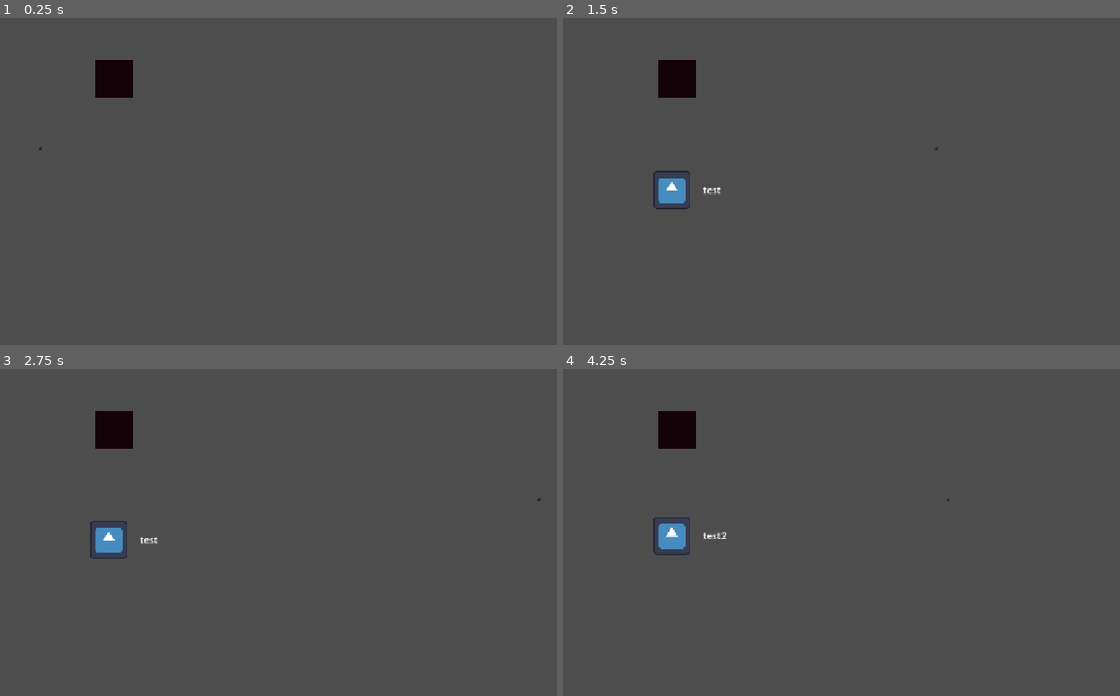
Above: before the commit, frames 1-4 (two rows, left to right).
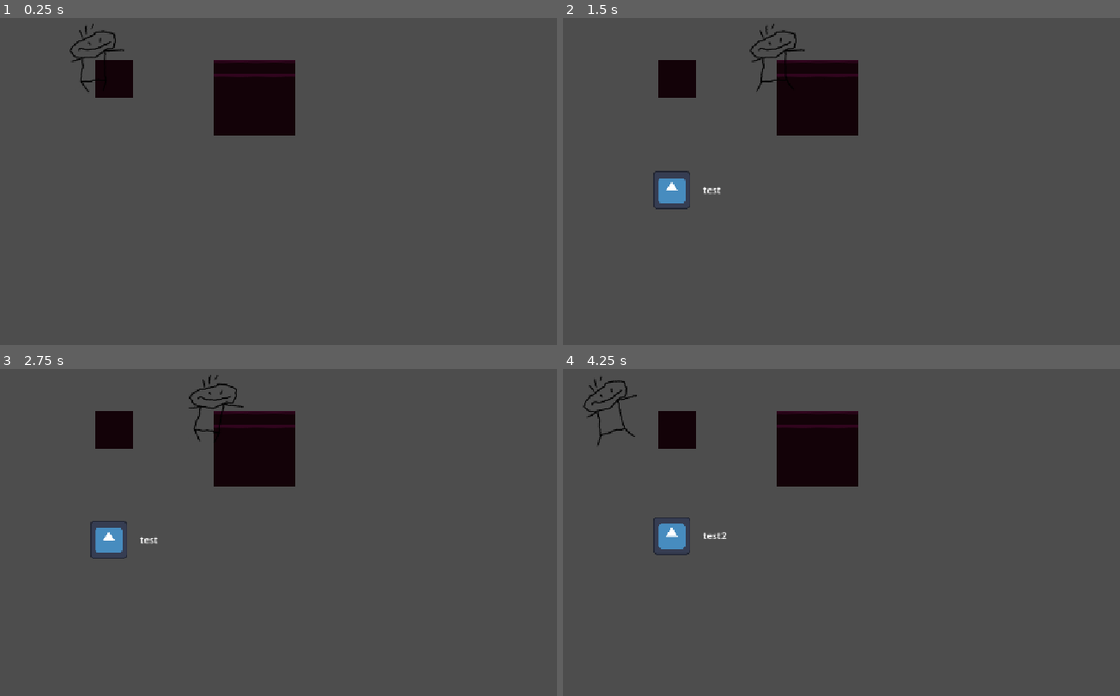
Above: after the commit, the same moments.

Repository: Tunagoksal/TeduJam26
Game: Godot game, scene res://scenes/level.tscn
Two runs of this game, one before a commit and one after it. Both use one fixed random seed, a clock stepped at 60 frames per second and the inputs below. This scene is started directly instead of the project's main scene. The engine's default icon, where the game draws it, is replaced by a stand-in: a white triangle on a blue panel in a dark square.
Inputs (mouse positions are in pixels of both pictures, inside the frame that each line leads up to):
- Up to frame 1 (0.25 s): no input
- Up to frame 2 (1.5 s): tap Enter at 0.5 s; move the mouse to (925, 132) at 0.52 s; hold Right (right) 0.53-1.25 s; tap Shift (roll) at 0.6 s; click (925, 132) at 0.67 s; drag from (640, 171) to (741, 230) at 1.27 s
- Up to frame 3 (2.75 s): tap Space at 2 s; move the mouse to (284, 418) at 2.02 s; hold Right (right) from 2.03 s (still down); tap X at 2.1 s; click (284, 418) at 2.17 s
- Up to frame 4 (4.25 s): release Right (right) at 2.75 s; drag from (741, 581) to (568, 444) at 2.77 s; move the mouse to (980, 561) at 3.52 s; hold Left (left) from 3.53 s (still down); tap V at 3.6 s; click (980, 561) at 3.67 s

The runs differ from the first frame. In frame 1, 3.6% of the frame differs, in the area x 6-54%, y 1-41%; in frame 2, 3.6%; in frame 3, 3.6%; in frame 4, 3.7%, in the area x 3-70%, y 2-41%.
Error before the commit: Trying to assign value of type 'Sprite2D' to a variable of type 'AnimatedSprite2D'. (res://scripts/character.gd:16)

Commit message:
Mouse added

Diff:
--- a/scenes/level.tscn
+++ b/scenes/level.tscn
@@ -2,13 +2,8 @@
 
 [ext_resource type="Script" uid="uid://dvdei14ffpg1" path="res://tile_logic.gd" id="1_w7c3h"]
 [ext_resource type="TileSet" uid="uid://bj4n0rdo1s63p" path="res://test_tileset.tres" id="2_mx8sn"]
-[ext_resource type="Script" uid="uid://d21jfe6m1gb0m" path="res://scripts/character.gd" id="3_mx8sn"]
-[ext_resource type="Texture2D" uid="uid://efvme1qdhdxi" path="res://assets/icon.svg" id="4_ppgk2"]
-[ext_resource type="PackedScene" uid="uid://duekrr7tjcmep" path="res://scenes/item.tscn" id="5_ppgk2"]
-
-[sub_resource type="CapsuleShape2D" id="CapsuleShape2D_xty33"]
-radius = 3.0
-height = 6.0
+[ext_resource type="PackedScene" uid="uid://dnoi8sf8ixw0s" path="res://scenes/character.tscn" id="4_mx8sn"]
+[ext_resource type="PackedScene" uid="uid://bm6s73jtr2ban" path="res://scenes/item.tscn" id="5_ppgk2"]
 
 [node name="Level" type="Node2D" unique_id=620947927]
 
@@ -17,7 +12,6 @@
 script = ExtResource("1_w7c3h")
 
 [node name="BackLayer" type="TileMapLayer" parent="Node2D" unique_id=34805368]
-visible = false
 position = Vector2(200, 0)
 tile_map_data = PackedByteArray("AAAHAAAAAAAHAAoAAAAHAAEAAAAAAAIAAAAHAAIAAAAAAAIAAAAHAAMAAAACAAoAAAAHAAQAAAAAAAIAAAAHAA …(4272 unchanged characters)…
 tile_set = ExtResource("2_mx8sn")
@@ -29,32 +23,12 @@
 tile_set = ExtResource("2_mx8sn")
 
 [node name="DisplayLayer" type="TileMapLayer" parent="Node2D" unique_id=1091396286]
-tile_map_data = PackedByteArray("AAAHAAAAAAAAAAIAAAAHAAEAAAA …(4032 unchanged characters)… AAAIAAAAPAA4AAAAAAAIAAAAPAA8AAAAAAAoAAAA=")
+tile_map_data = PackedByteArray("AAAHAAAAAAAAAAIAAAAHAAEAAAA …(4032 unchanged characters)… AAAIAAAAPAA4AAAAAAAIAAAAPAA8AAAAAAAoAAAApAAgAAAAAAAYAAAA=")
 tile_set = ExtResource("2_mx8sn")
-
-[node name="Character" type="CharacterBody2D" parent="." unique_id=1749950208]
-position = Vector2(284, 316)
-script = ExtResource("3_mx8sn")
-
-[node name="CollisionShape2D" type="CollisionShape2D" parent="Character" unique_id=1731430528]
-shape = SubResource("CapsuleShape2D_xty33")
-
-[node name="Sprite" type="Sprite2D" parent="Character" unique_id=2105408339]
-texture = ExtResource("4_ppgk2")
-region_enabled = true
-region_rect = Rect2(0, 0, 8, 8)
-
-[node name="Timer" type="Timer" parent="Character" unique_id=234181893]
-wait_time = 0.5
-one_shot = true
-
-[node name="AnimationTimer" type="Timer" parent="Character" unique_id=2132030530]
-wait_time = 0.3
-autostart = true
 
 [node name="Item" parent="." unique_id=2141756766 instance=ExtResource("5_ppgk2")]
 visible = false
 position = Vector2(501, 197)
 
-[connection signal="timeout" from="Character/Timer" to="Character" method="_on_timer_timeout"]
-[connection signal="timeout" from="Character/AnimationTimer" to="Character" method="_on_animation_timer_timeout"]
+[node name="Character" parent="." unique_id=1749950208 instance=ExtResource("4_mx8sn")]
+position = Vector2(377, 169)
--- a/scripts/collectible_item.gd
+++ b/scripts/collectible_item.gd
@@ -3,3 +3,4 @@
 
 @export var title: String
 @export var icon: Texture2D
+@export var on_removal_tile_atlas_coordinate:Vector2
--- a/scripts/item.gd
+++ b/scripts/item.gd
@@ -2,6 +2,8 @@
 class_name Item
 
 @export var item_data: CollectibleItem
+@export var tilemap:TileMapLayer
+@export var default_tile_atlas_coor:Vector2
 
 @onready var sprite: Sprite2D = $Icon
 
@@ -9,3 +11,7 @@
 	if body is Character and item_data != null:
 		body.collect_item(item_data)
 		queue_free()
+
+
+func on_destroy():
+	tilemap.set_cell(tilemap.local_to_map(position),0,default_tile_atlas_coor)
--- a/test_tileset.tres
+++ b/test_tileset.tres
@@ -95,6 +95,7 @@
 0:8/0 = 0
 0:7/0 = 0
 0:6/0 = 0
+0:6/0/custom_data_0 = "res://scenes/item.tscn"
 1:6/0 = 0
 1:7/0 = 0
 2:7/0 = 0
@@ -138,4 +139,6 @@
 [resource]
 tile_size = Vector2i(8, 8)
 physics_layer_0/collision_layer = 1
+custom_data_layer_0/name = "Item"
+custom_data_layer_0/type = 4
 sources/0 = SubResource("TileSetAtlasSource_mx8sn")
--- a/tile_logic.gd
+++ b/tile_logic.gd
@@ -8,6 +8,10 @@
 @export var chunk_size: int = 2
 @onready var macro_cols: int = 4
 @onready var macro_rows: int = 4
+
+var arrow_cursor_texture = load("res://assets/Light/Arrows/Arrow2.png")
+var point_cursor_texture = load("res://assets/Light/Hands/Hand2.png")
+var drag_cursor_texture = load("res://assets/Light/Hands/Hand_Drag2.png")
 
 var active_folds: Array[FoldDir] = []
 var is_animating: bool = false
@@ -23,19 +27,42 @@
 enum FoldDir { TOP, BOTTOM, LEFT, RIGHT }
 
 func _ready() -> void:
+	Input.set_custom_mouse_cursor(point_cursor_texture)
 	apply_grid_state(simulate_paper_state(active_folds).grid)
 
 func _input(event: InputEvent) -> void:
+	if event is InputEventMouseMotion and !dragging:
+		var mouse_pos = get_global_mouse_position()
+		var local_pos = display_layer.to_local(mouse_pos)
+		var cell = display_layer.local_to_map(local_pos)
+		if display_layer.get_used_rect().has_point(cell):
+			Input.set_custom_mouse_cursor(point_cursor_texture)
+		else:
+			Input.set_custom_mouse_cursor(arrow_cursor_texture)
+
 	if event is InputEventMouseButton:
 		if event.button_index == MOUSE_BUTTON_LEFT:
 
 			if event.pressed:
 				# Mouse pressed
 				drag_begin_pos = get_global_mouse_position()
-
-			else:
-				# Mouse released
+				dragging = true
+				var local_drag_begin = display_layer.to_local(drag_begin_pos)
+				var cell = display_layer.local_to_map(local_drag_begin)
+				if display_layer.get_used_rect().has_point(cell):
+					Input.set_custom_mouse_cursor(drag_cursor_texture)
+
+
+			else:
+				dragging = false
 				drag_end_pos = get_global_mouse_position()
+
+				var local_drag_end = display_layer.to_local(drag_end_pos)
+				var cell = display_layer.local_to_map(local_drag_end)
+				if display_layer.get_used_rect().has_point(cell):
+					Input.set_custom_mouse_cursor(point_cursor_texture)
+
+
 
 				# Calculate direction
 				var direction: FoldDir
@@ -305,6 +332,26 @@
 	active_folds.append(dir)
 	var post_state = simulate_paper_state(active_folds)
 	_animate_chunk_transition(dir, true, pre_state, post_state)
+	destroy_items()
+	generate_items()
+
+func generate_items() -> void:
+	for cell in display_layer.get_used_cells():
+		var tile_data = display_layer.get_cell_tile_data(cell)
+		if tile_data:
+			var item_path = tile_data.get_custom_data("item")
+			if item_path != null:
+				var scene = load(item_path)
+				if scene:
+					var instance = scene.instantiate()
+					var world_pos = display_layer.map_to_local(cell)
+					instance.position = world_pos
+					add_child(instance)
+
+func destroy_items() -> void:
+	for child in get_children():
+		if child is not TileMapLayer:
+			child.queue_free()
 
 func unfold_side(dir: FoldDir) -> void:
 	# UPDATED: Now uses the explicitly named is_unfold_locked function
Binary file added: assets/Light/Arrows/Arrow1.png
Not shown, added: assets/Light/Arrows/Arrow1.png.import
Binary file added: assets/Light/Arrows/Arrow2.png
Not shown, added: assets/Light/Arrows/Arrow2.png.import
Binary file added: assets/Light/Arrows/Arrow3.png
Not shown, added: assets/Light/Arrows/Arrow3.png.import
Binary file added: assets/Light/Arrows/Arrow4.png
Not shown, added: assets/Light/Arrows/Arrow4.png.import
Binary file added: assets/Light/Crosses And Resizers/Cross.png
Not shown, added: assets/Light/Crosses And Resizers/Cross.png.import
Binary file added: assets/Light/Crosses And Resizers/Diagonal_Left_Resize.png
Not shown, added: assets/Light/Crosses And Resizers/Diagonal_Left_Resize.png.import
(and 63 more such lines)
